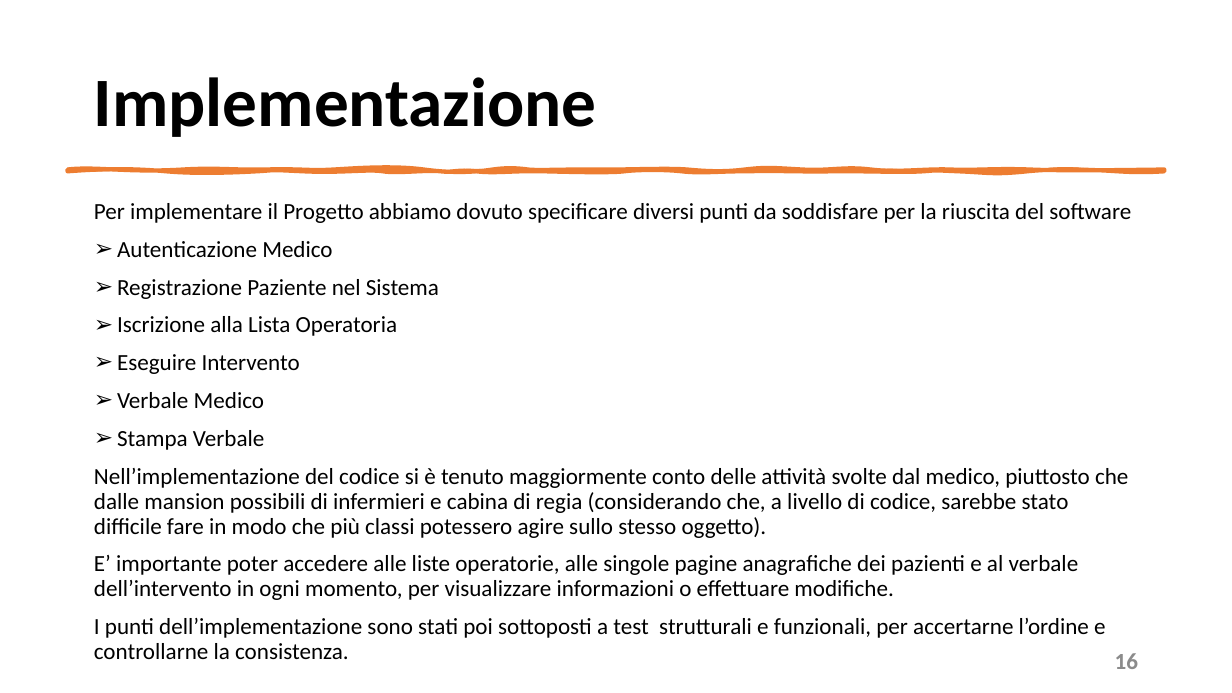
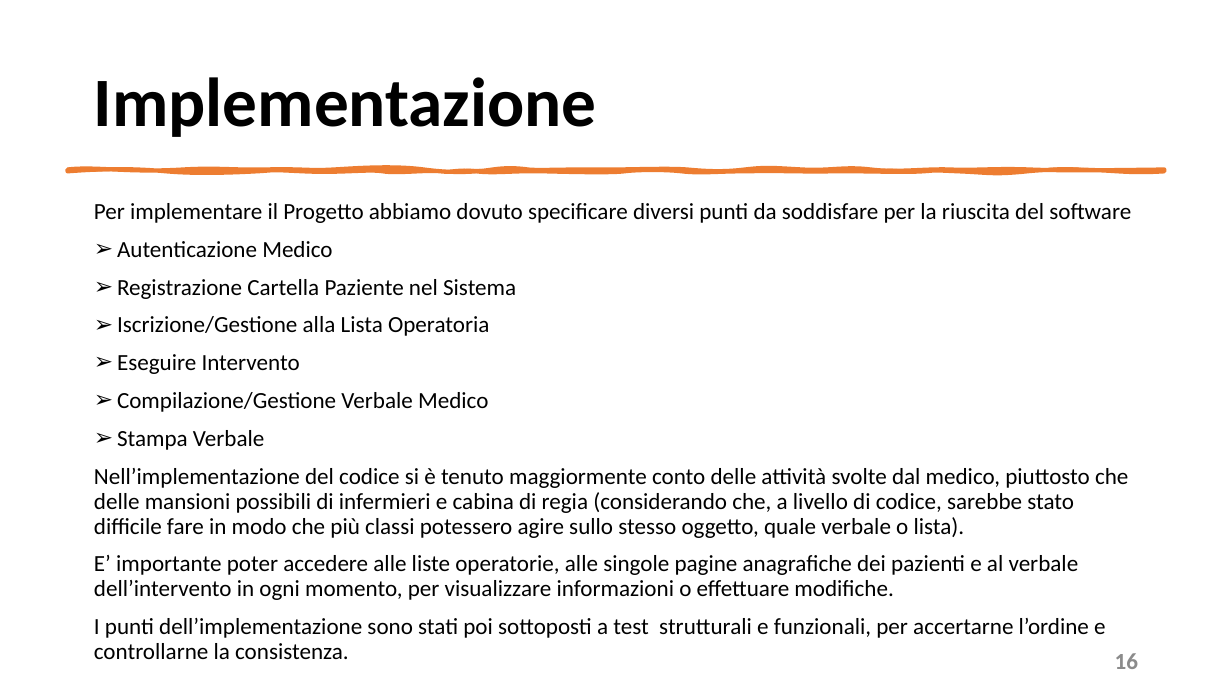
Before and after one commit to mangilimatteo/Progetto_Ingegneria_Software_Cattaneo_Mangili_Saini, a slide deck: slide 16 of Presentazione/Presentazione_Progetto.pptx. Drawn at 1232x693 pixels with LibreOffice and Linux fonts; fonts in the diff are those of the drawing. Boxes give left, top, right and bottom in pixels: in the first picture for what was removed or moved away, otherwise in the second. Text is boxed around its words. In the diff, an @@ line names an element or a change of style, - is before the commit and + after.

```diff
--- a/Presentazione/Presentazione_Progetto.pptx
+++ b/Presentazione/Presentazione_Progetto.pptx
@@ text at [117, 279, 516, 336]: text changed @@
-➢ Registrazione Paziente nel Sistema
-➢ Iscrizione alla Lista Operatoria
+➢ Registrazione Cartella Paziente nel Sistema
+➢ Iscrizione/Gestione alla Lista Operatoria
@@ text at [117, 392, 488, 412]: text changed @@
-➢ Verbale Medico
+➢ Compilazione/Gestione Verbale Medico
@@ text at [94, 468, 1128, 538]: text changed @@
-Nell’implementazione del codice si è tenuto maggiormente conto delle attività svolte dal medico, piuttosto che dalle mansion possibili di infermieri e cabina di regia (considerando che, a livello di codice, sarebbe stato difficile fare in modo che più classi potessero agire sullo stesso oggetto).
+Nell’implementazione del codice si è tenuto maggiormente conto delle attività svolte dal medico, piuttosto che delle mansioni possibili di infermieri e cabina di regia (considerando che, a livello di codice, sarebbe stato difficile fare in modo che più classi potessero agire sullo stesso oggetto, quale verbale o lista).
```
Also in this commit, not shown: 11 other slides changed.
